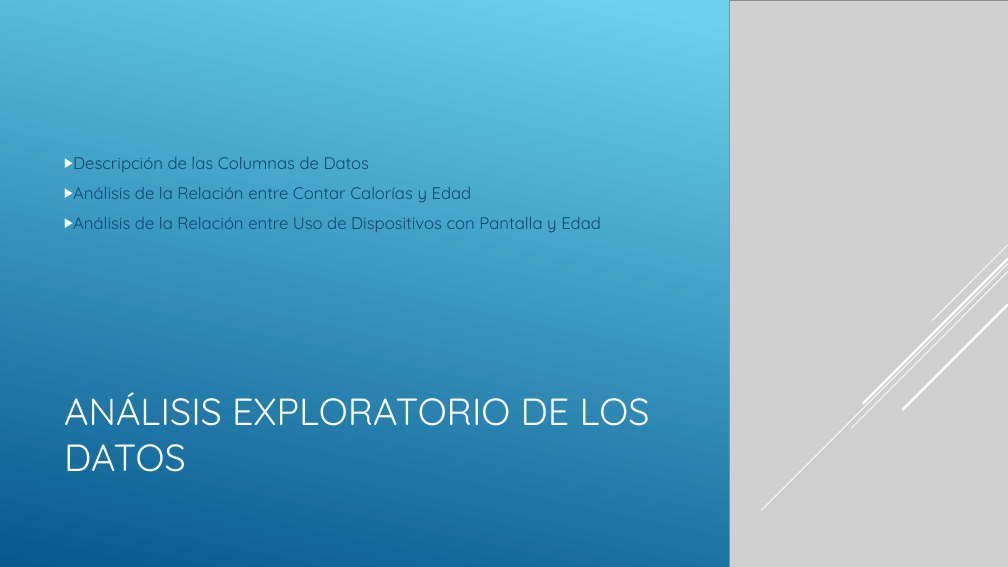
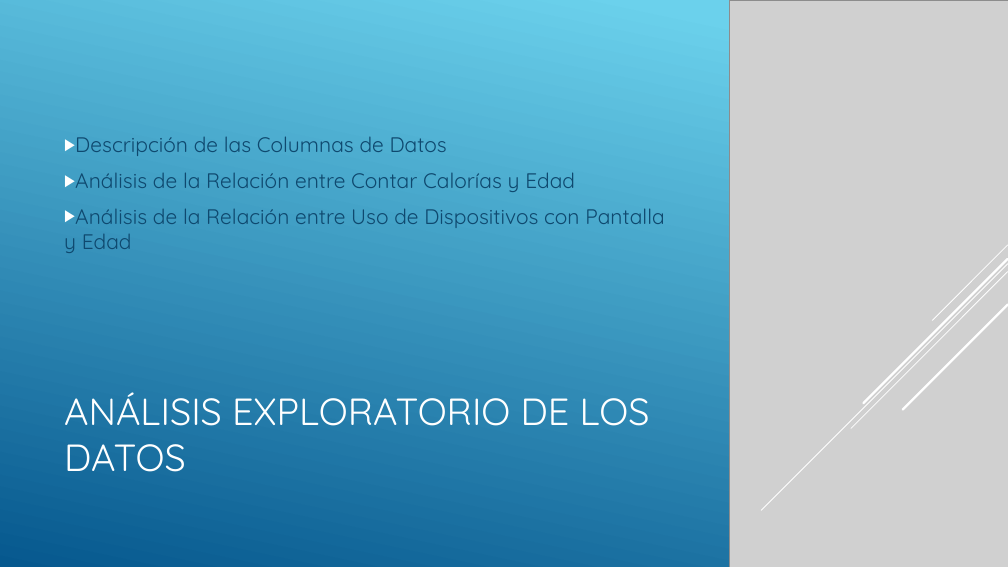
Before and after one commit to dani3836/Data-Science, a slide deck: slide 7 of Pre-entrega.pptx. Drawn at 1008x567 pixels with LibreOffice and Linux fonts; fonts in the diff are those of the drawing; grey boxes stand for pictures. Boxes give left, top, right and bottom in pixels: in the first picture for what was removed or moved away, otherwise in the second. Text is boxed around its words. In the diff, an @@ line names an element or a change of style, - is before the commit and + after.

```diff
--- a/Pre-entrega.pptx
+++ b/Pre-entrega.pptx
@@ text "Descripción de las Columnas de ..." at bbox=[64, 136, 664, 253]: size 16 to 20 pt @@
```
Also in this commit, not shown: 5 other slides changed, 5 slides added, 1 slide removed.
